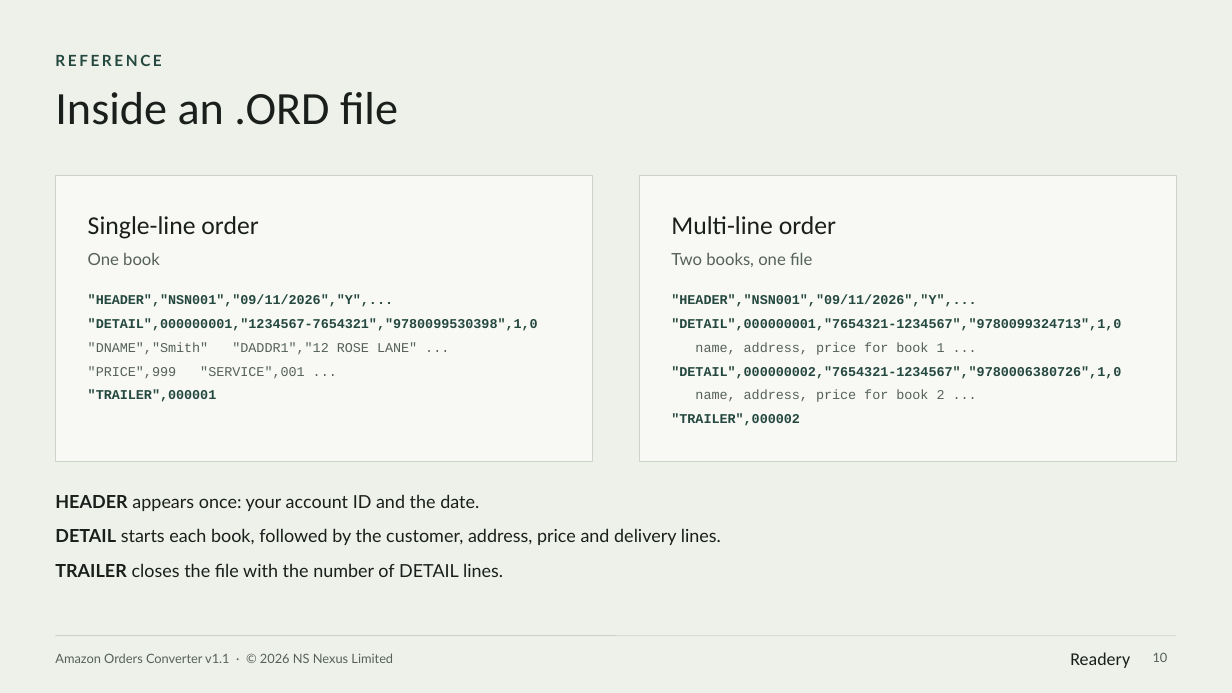
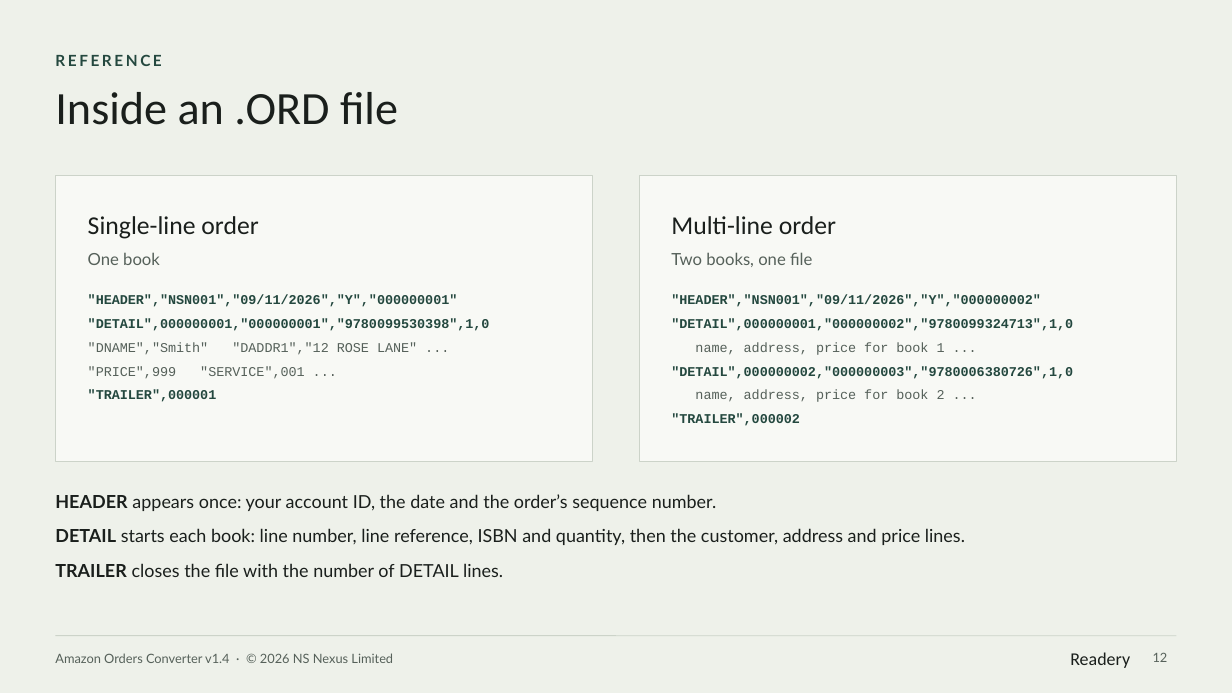
Before and after one commit to rado-penov/readery, a slide deck: slide 12 of orderconverter/Amazon-Orders-Converter-User-Manual.pptx (slide 10 before the commit). Drawn at 1232x693 pixels with LibreOffice and Linux fonts; fonts in the diff are those of the drawing. Boxes give left, top, right and bottom in pixels: in the first picture for what was removed or moved away, otherwise in the second. Text is boxed around its words. In the diff, an @@ line names an element or a change of style, - is before the commit and + after.

```diff
--- a/orderconverter/Amazon-Orders-Converter-User-Manual.pptx
+++ b/orderconverter/Amazon-Orders-Converter-User-Manual.pptx
@@ text at [88,294,490,331]: text changed @@
-"HEADER","NSN001","09/11/2026","Y",...
-"DETAIL",000000001,"1234567-7654321","9780099530398",1,0
+"HEADER","NSN001","09/11/2026","Y","000000001"
+"DETAIL",000000001,"000000001","9780099530398",1,0
@@ text at [671,294,1073,331]: text changed @@
-"HEADER","NSN001","09/11/2026","Y",...
-"DETAIL",000000001,"7654321-1234567","9780099324713",1,0
+"HEADER","NSN001","09/11/2026","Y","000000002"
+"DETAIL",000000001,"000000002","9780099324713",1,0
@@ text at [671,366,1073,379]: text changed @@
-"DETAIL",000000002,"7654321-1234567","9780006380726",1,0
+"DETAIL",000000002,"000000003","9780006380726",1,0
@@ text at [55,494,965,545]: text changed @@
-• HEADER appears once: your account ID and the date.
-• DETAIL starts each book, followed by the customer, address, price and delivery lines.
+• HEADER appears once: your account ID, the date and the order’s sequence number.
+• DETAIL starts each book: line number, line reference, ISBN and quantity, then the customer, address and price lines.
@@ text at [55,653,393,663]: text changed @@
-Amazon Orders Converter v1.1 · © 2026 NS Nexus Limited
+Amazon Orders Converter v1.4 · © 2026 NS Nexus Limited
@@ page number at [1153,652,1168,662]: text changed @@
-10
+12
```
Also in this commit, not shown: 11 other slides changed, 2 slides added, 1 other file.
